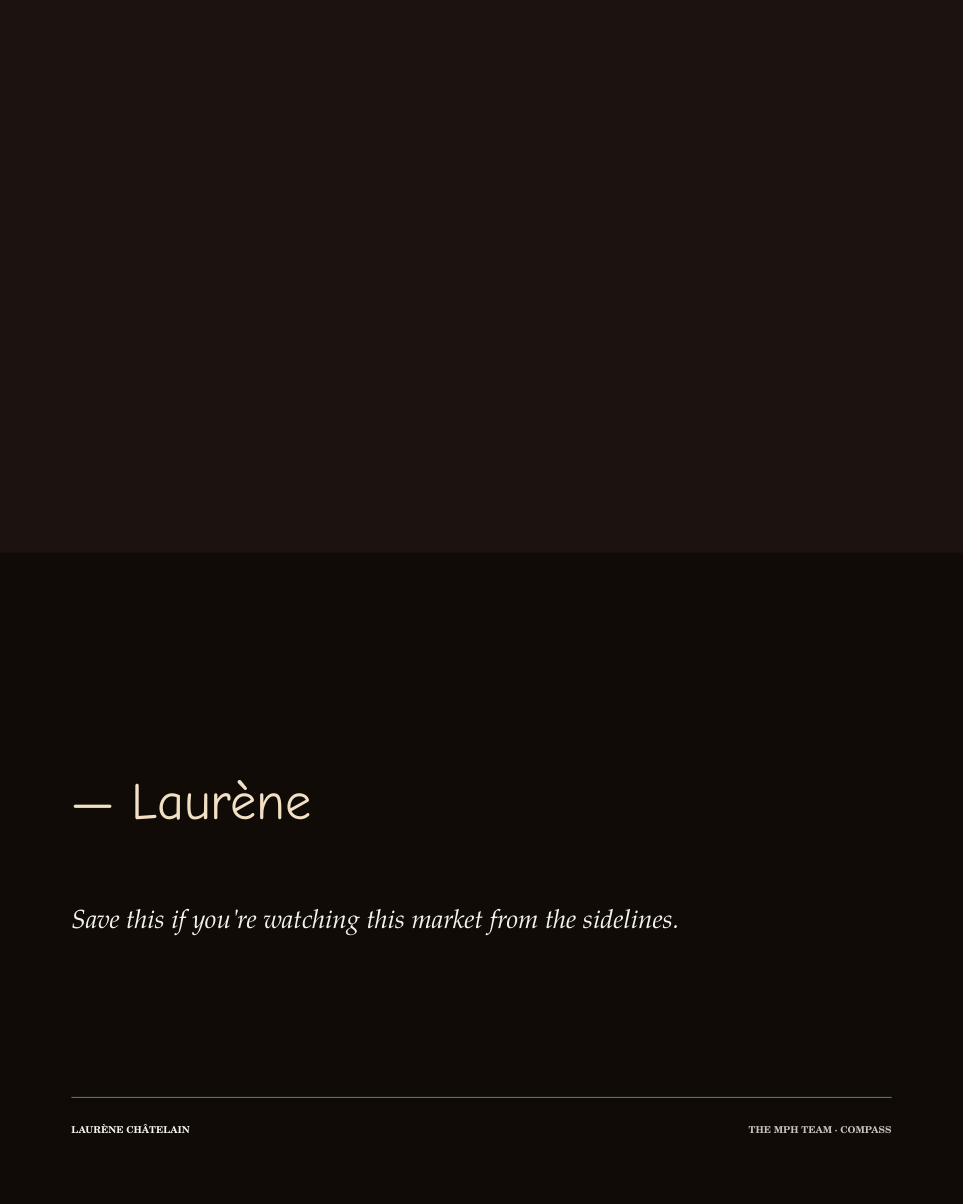
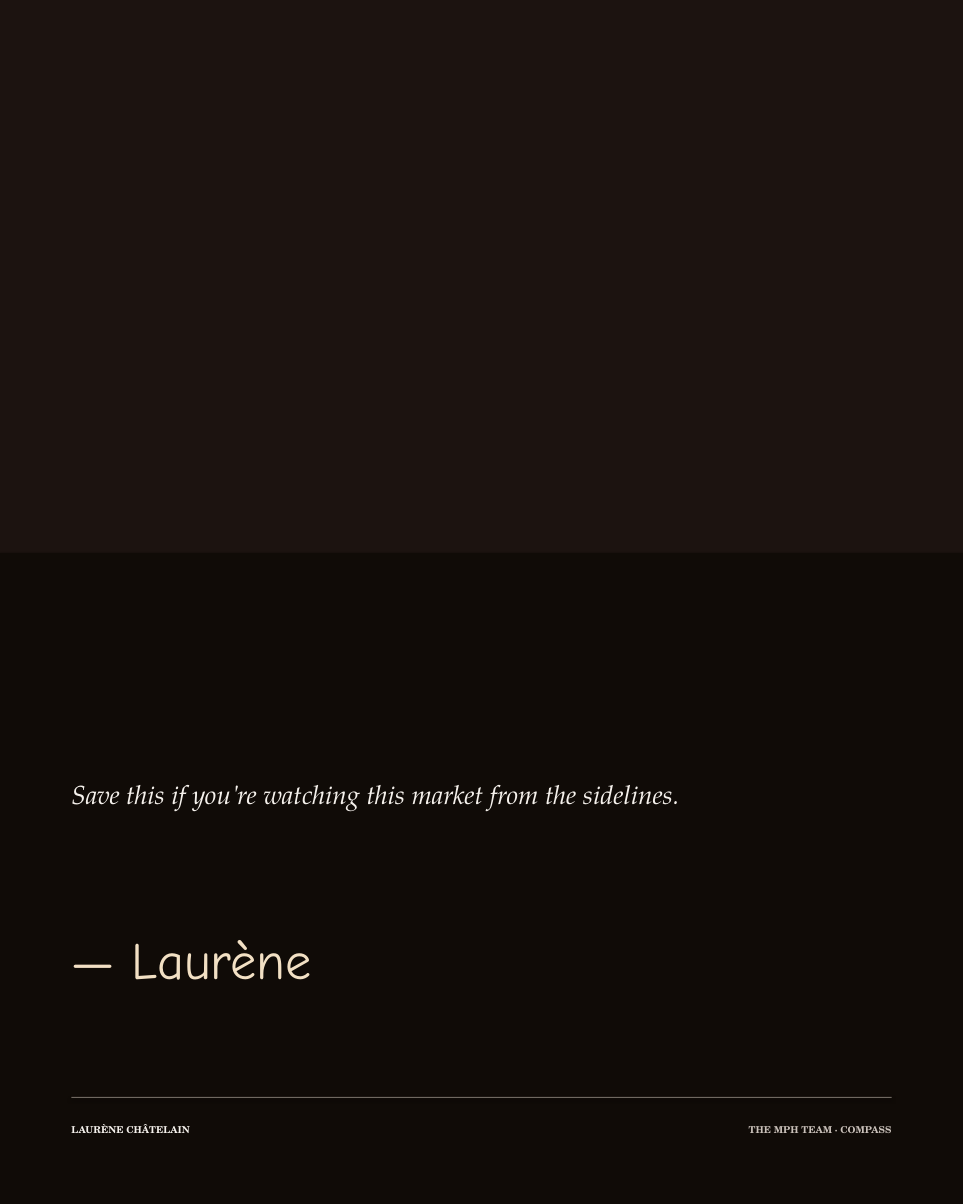
Before and after one commit to RamiroBawt/laurene-content, a slide deck: slide 1 of W91-ed574e/mon/slides/06-closing.pptx. Drawn at 963x1204 pixels with LibreOffice and Linux fonts; fonts in the diff are those of the drawing. Boxes give left, top, right and bottom in pixels: in the first picture for what was removed or moved away, otherwise in the second. Text is boxed around its words. In the diff, an @@ line names an element or a change of style, - is before the commit and + after.

```diff
--- a/W91-ed574e/mon/slides/06-closing.pptx
+++ b/W91-ed574e/mon/slides/06-closing.pptx
@@ text "Save this if you're watching ...": place and size @@
-text "Save this if you're watching ..." at bbox=[71, 909, 679, 936]
+text "Save this if you're watching ..." at bbox=[71, 785, 679, 812]
@@ text "— Laurène": place and size @@
-text "— Laurène" at bbox=[132, 780, 312, 820]
+text "— Laurène" at bbox=[132, 940, 312, 980]
```
Also in this commit, not shown: 16 other files.
